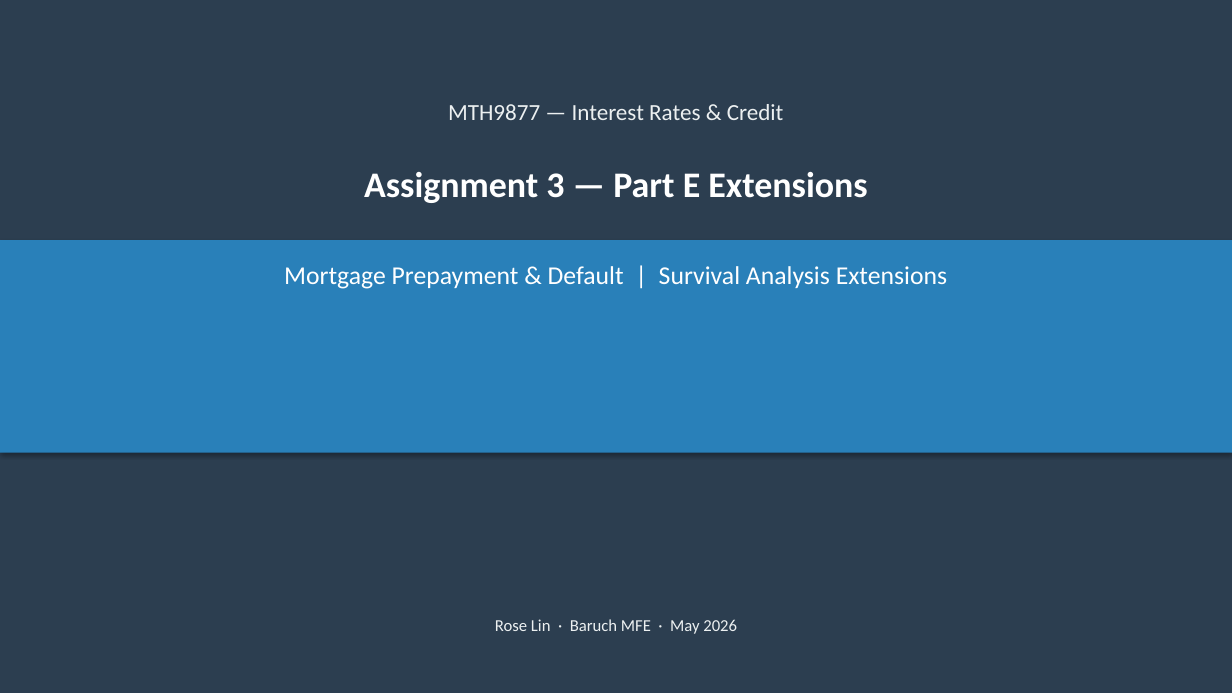
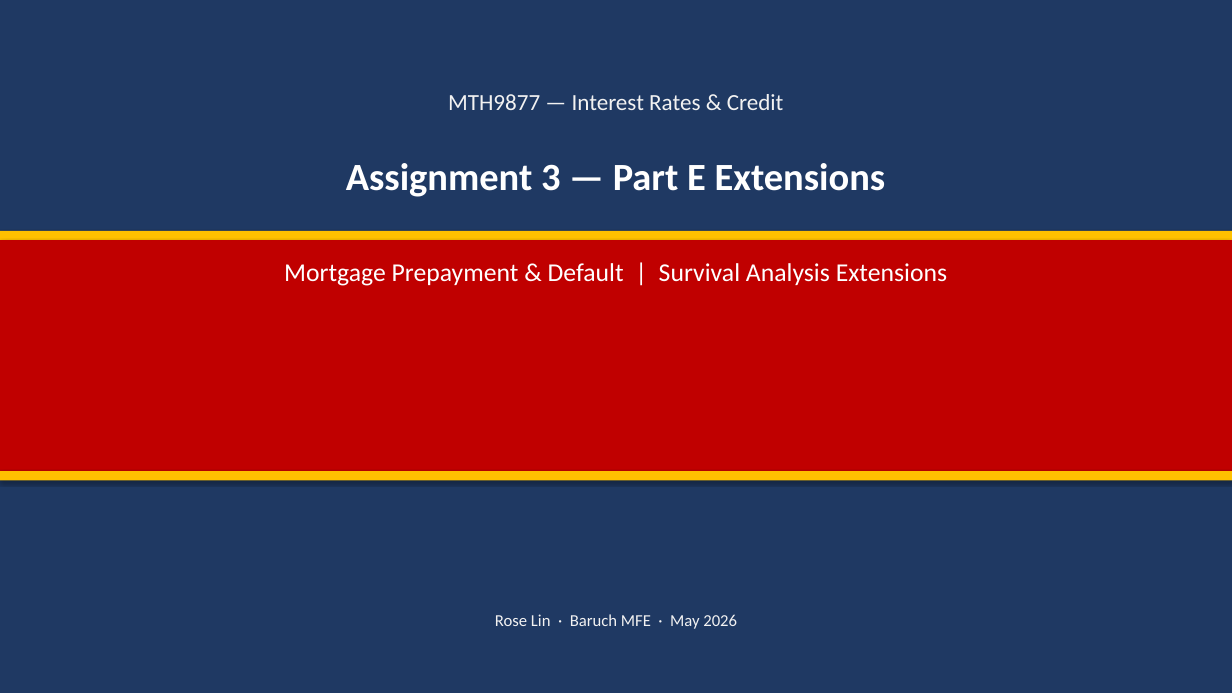
Before and after one commit to liny-r/IR-C-Assignment3, a slide deck: slide 1 of processed/PartE_Presentation.pptx. Drawn at 1232x693 pixels with LibreOffice and Linux fonts; fonts in the diff are those of the drawing. Boxes give left, top, right and bottom in pixels: in the first picture for what was removed or moved away, otherwise in the second. Text is boxed around its words. In the diff, an @@ line names an element or a change of style, - is before the commit and + after.

```diff
--- a/processed/PartE_Presentation.pptx
+++ b/processed/PartE_Presentation.pptx
@@ rectangle at <box>0,0,1232,693</box>: fill #2C3E50 to #1F3963 @@
@@ text "MTH9877 — Interest Rates & ..." at <box>448,94,784,110</box>: text colour #ECF0F1 to #F2F2F2 @@
@@ text "MTH9877 — Interest Rates & ...": place and size @@
-text "MTH9877 — Interest Rates & ..." at <box>448,104,784,120</box>
+text "MTH9877 — Interest Rates & ..." at <box>448,94,784,110</box>
@@ text "Assignment 3 — Part E ...": place and size @@
-text "Assignment 3 — Part E ..." at <box>364,172,867,203</box>
+text "Assignment 3 — Part E ..." at <box>346,163,886,197</box>
@@ text "Assignment 3 — Part E ..." at <box>346,163,886,197</box>: size 28 to 30 pt @@
@@ rectangle: place and size @@
-rectangle at <box>0,240,1232,453</box>
+rectangle at <box>0,231,1232,240</box>
@@ rectangle at <box>0,231,1232,240</box>: fill #2980B9 to #FFC000 @@
@@ rectangle added at <box>0,240,1232,471</box>, fill #C00000 @@
@@ rectangle added at <box>0,471,1232,481</box>, fill #FFC000 @@
@@ text "Rose Lin · Baruch MFE ..." at <box>495,614,737,629</box>: text colour #ECF0F1 to #F2F2F2 @@
```
Also in this commit, not shown: 13 other slides changed, 3 slides added, 2 slides removed, 3 other files.
